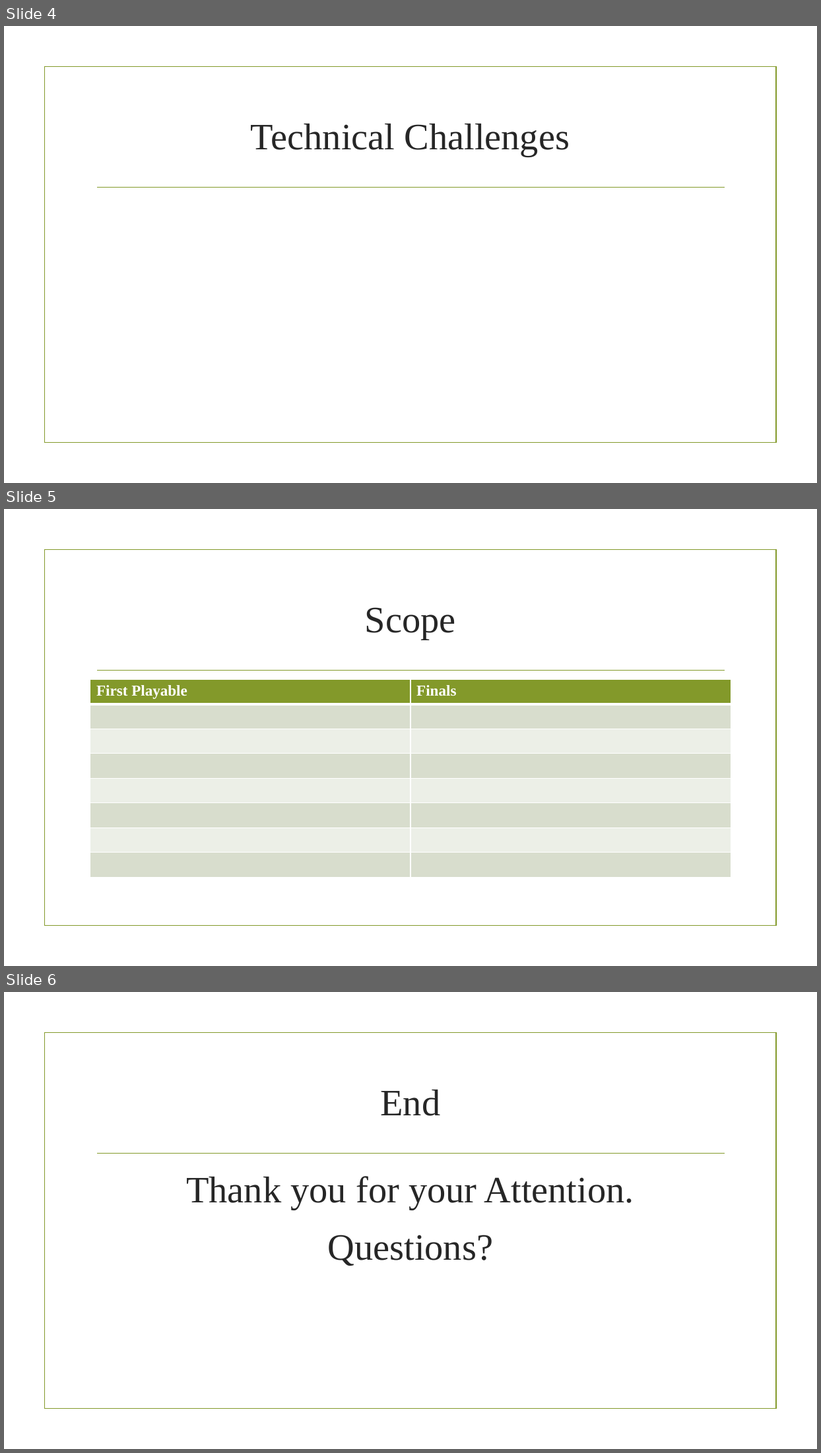
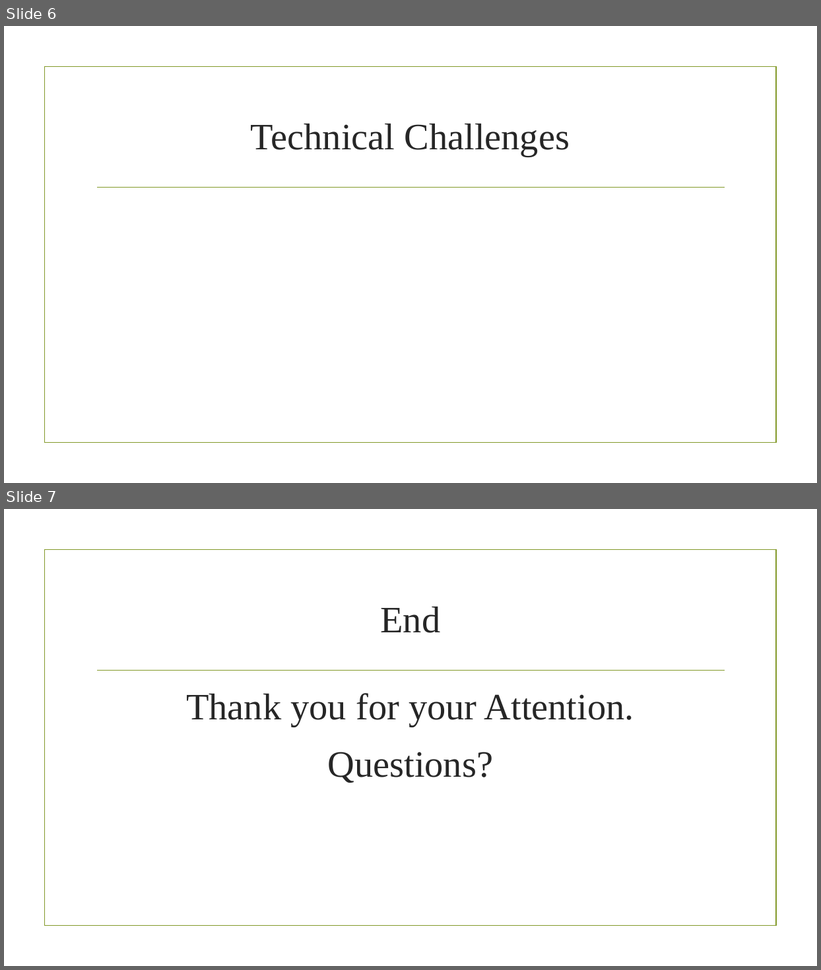
Before and after one commit to JoviTEJ/Awesome-Possum, a slide deck: Other/Awesome Possum_PreProd Presentation.pptx. Shown one above the other, each under a label of ours: slides 4, 5 and 6 before the commit, slides 6 and 7 after it. The pictures are 821x1453 and 821x970 pixels, drawn with LibreOffice and Linux fonts; fonts in the diff are those of the drawing; background and template pictures are left out. Boxes give left, top, right and bottom in pixels: in the first picture for what was removed or moved away, otherwise in the second. Text is boxed around its words. In the diff, an @@ line names an element or a change of style, - is before the commit and + after.

Commit message:
Correct as at 18/01/2015 Updated Slides: Scope Removed Slides: 1.Playable 2.Alpha 3.Beta 4.Final

```diff
--- a/Other/Awesome Possum_PreProd Presentation.pptx
+++ b/Other/Awesome Possum_PreProd Presentation.pptx
@@ slide 5 removed at [4, 509, 817, 966], background picture (left out); not listed: 2 template elements that a slide beside it also shows @@
@@ title removed at [365, 607, 456, 640] @@
-Scope
@@ table removed at [90, 680, 731, 877], 8 rows, 2 columns @@
-First Playable | Finals
- | 
- | 
- | 
- | 
- | 
- | 
- | 
@@ what was slide 4 is now slide 6 @@
@@ what was slide 6 is now slide 7 @@
```
Also in this commit, not shown: 1 slide changed, 3 other slides removed.
